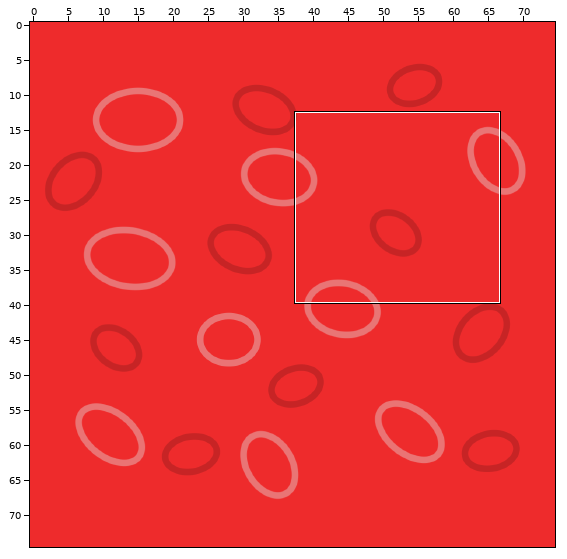
Tiled map (JSON), stored at assets/tilemaps/gameMap.json. Above: a wide view before the commit, with the close-up outlined.
Close-up. The starting point:
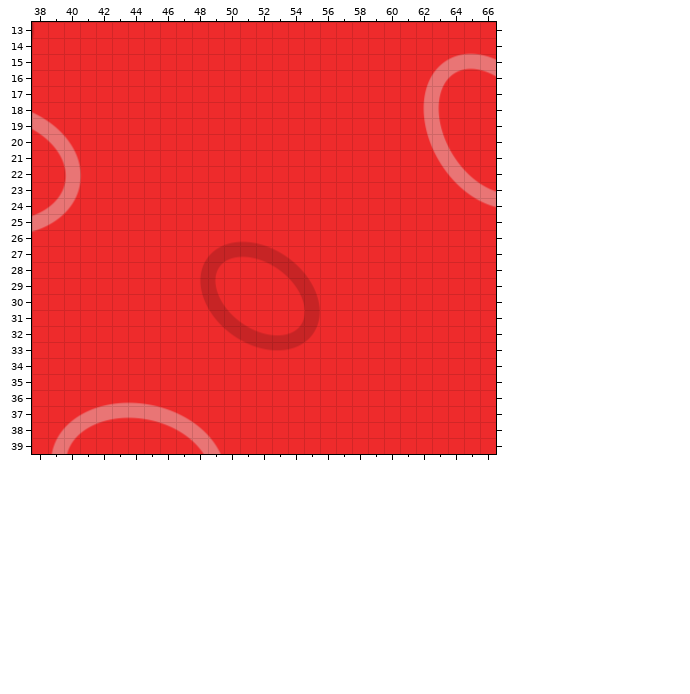
Cells are 16x16 px. Shown: x 38..66, y 13..39. The commit also changed other parts of the map, which this record leaves out.
Now the later version:
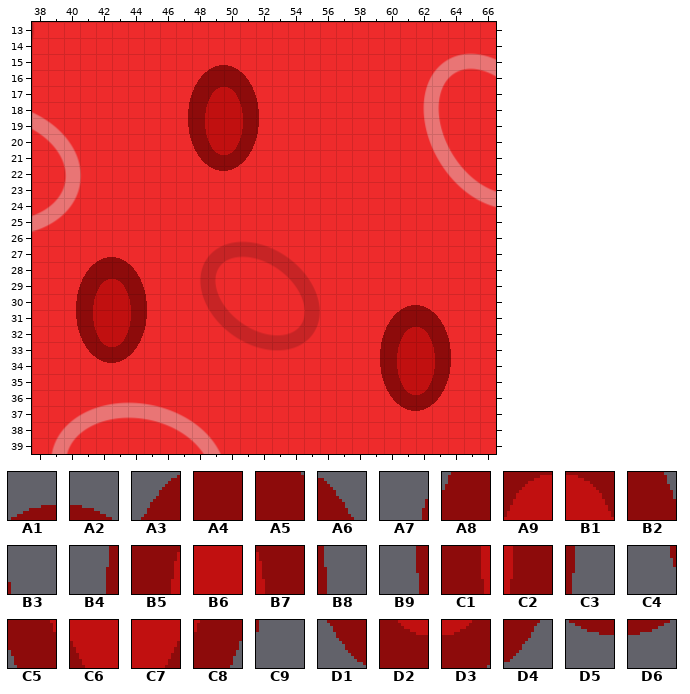
Key: from "redBloodCell": A1 3, A2 4, A3 10, A4 11, A5 12, A6 13, A7 17, A8 18, A9 19, B1 20, B2 21, B3 22, B4 25, B5 26, B6 27, B7 29, B8 30, B9 33, C1 34, C2 37, C3 38, C4 41, C5 42, C6 43, C7 44, C8 45, C9 46, D1 50, D2 51, D3 52, D4 53, D5 59, D6 60.
__ is an empty cell.
Change:
Layer "blockedLayer":
y 15: x 49..50 __ __ -> A1 A2
y 16: x 48..51 __ __ __ __ -> A3 A4 A5 A6
y 17: x 47..52 __ __ __ __ __ __ -> A7 A8 A9 B1 B2 B3
y 18: x 47..52 __ __ __ __ __ __ -> B4 B5 B6 B6 B7 B8
y 19: x 47..52 __ __ __ __ __ __ -> B9 C1 B6 B6 C2 C3
y 20: x 47..52 __ __ __ __ __ __ -> C4 C5 C6 C7 C8 C9
y 21: x 48..51 __ __ __ __ -> D1 D2 D3 D4
y 22: x 49..50 __ __ -> D5 D6
y 27: x 42..43 __ __ -> A1 A2
y 28: x 41..44 __ __ __ __ -> A3 A4 A5 A6
y 29: x 40..45 __ __ __ __ __ __ -> A7 A8 A9 B1 B2 B3
y 30: x 40..45 __ __ __ __ __ __ -> B4 B5 B6 B6 B7 B8; x 61..62 __ __ -> A1 A2
y 31: x 40..45 __ __ __ __ __ __ -> B9 C1 B6 B6 C2 C3; x 60..63 __ __ __ __ -> A3 A4 A5 A6
y 32: x 40..45 __ __ __ __ __ __ -> C4 C5 C6 C7 C8 C9; x 59..64 __ __ __ __ __ __ -> A7 A8 A9 B1 B2 B3
y 33: x 41..44 __ __ __ __ -> D1 D2 D3 D4; x 59..64 __ __ __ __ __ __ -> B4 B5 B6 B6 B7 B8
y 34: x 42..43 __ __ -> D5 D6; x 59..64 __ __ __ __ __ __ -> B9 C1 B6 B6 C2 C3
y 35: x 59..64 __ __ __ __ __ __ -> C4 C5 C6 C7 C8 C9
y 36: x 60..63 __ __ __ __ -> D1 D2 D3 D4
y 37: x 61..62 __ __ -> D5 D6
Pixel boxes of the changes (left, top, right, bottom) in both close-ups:
added: (188, 65, 259, 171)
added: (76, 257, 147, 363)
added: (380, 305, 451, 411)
